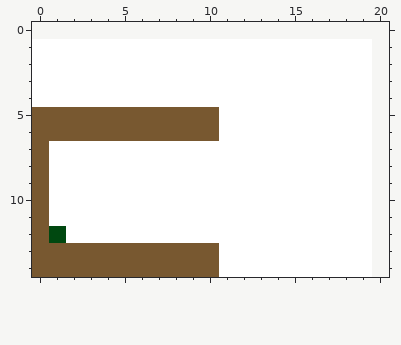
Two states of a pixel-art sprite, tamagon/res/level1.png. That is the earlier state.
The file is 20x14 pixels. The old version is drawn lined up with the new one, on the new canvas.
Now the later version:
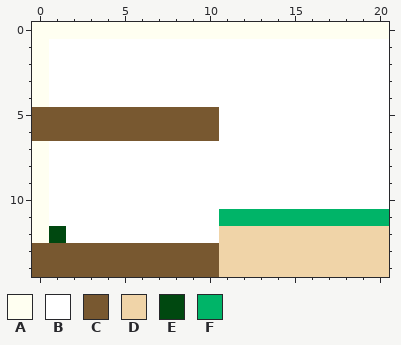
Palette (. is transparent): A #fffff1  B #ffffff  C #785830  D #f0d4a8  E #004810  F #00b468
Edits made:
canvas 20x14 -> 21x15, the old top-left corner now at 0,1
y 0: x 0..20 ..................... -> AAAAAAAAAAAAAAAAAAAAA
y 1..4: x 0 B -> A; x 20 . -> B
y 5..6: x 20 . -> B
y 7..10: x 0 C -> A; x 20 . -> B
y 11: x 0 C -> A; x 11..20 BBBBBBBBB. -> FFFFFFFFFF
y 12: x 0 C -> A; x 11..20 BBBBBBBBB. -> DDDDDDDDDD
y 13..14: x 11..20 BBBBBBBBB. -> DDDDDDDDDD
Changed places in both pictures, as pixel boxes (x1, y1, x2, y2):
changed: (32, 22, 389, 277)
